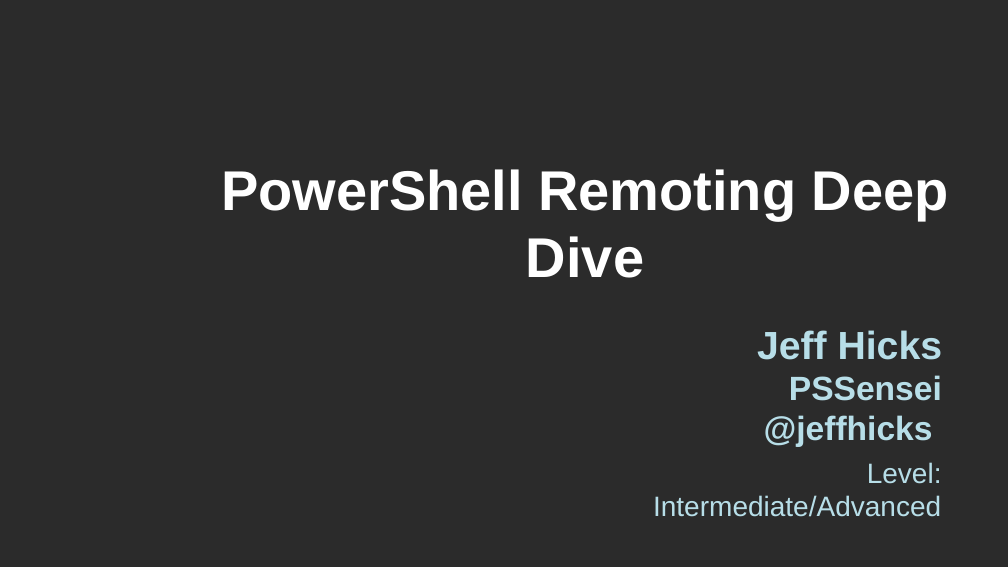
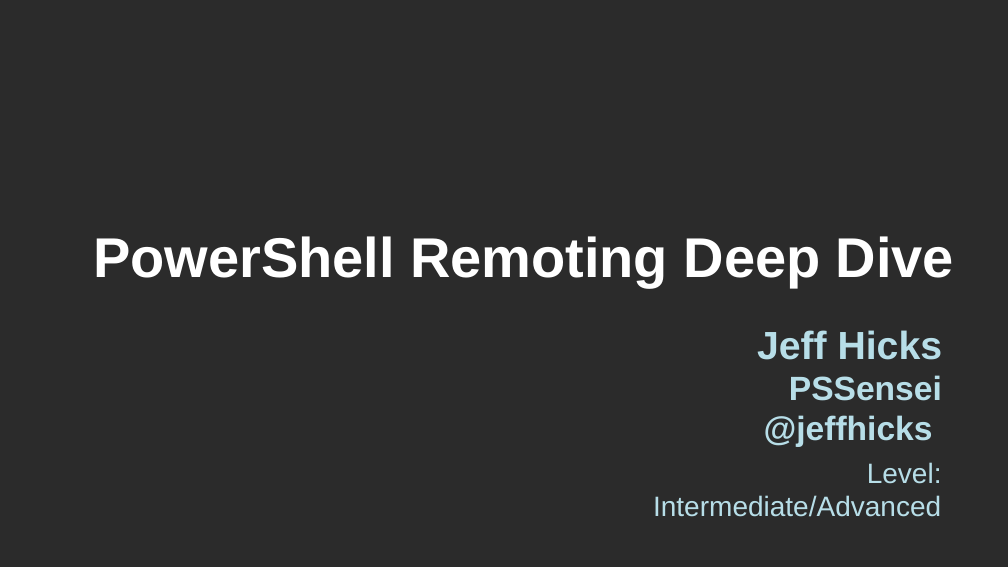
Before and after one commit to jdhitsolutions/PSRemotingWorkshop, a slide deck: slide 1 of hicks-psremoting.pptx. Drawn at 1008x567 pixels with LibreOffice and Linux fonts; fonts in the diff are those of the drawing; background and template pictures are left out; a plain dark background stands for a picture behind light text. Boxes give left, top, right and bottom in pixels: in the first picture for what was removed or moved away, otherwise in the second. Text is boxed around its words. In the diff, an @@ line names an element or a change of style, - is before the commit and + after.

```diff
--- a/hicks-psremoting.pptx
+++ b/hicks-psremoting.pptx
@@ text "PowerShell Remoting Deep Dive" rewrapped from box(221, 169, 949, 278) to box(93, 236, 954, 287) @@
```
Also in this commit, not shown: 1 other slide changed, 2 other files.
